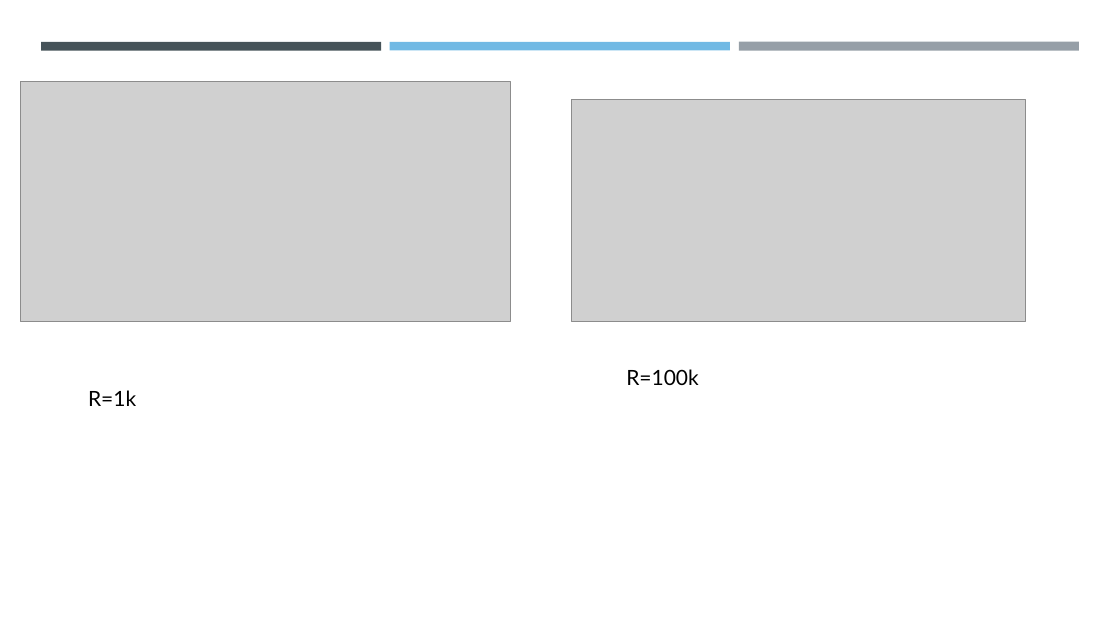
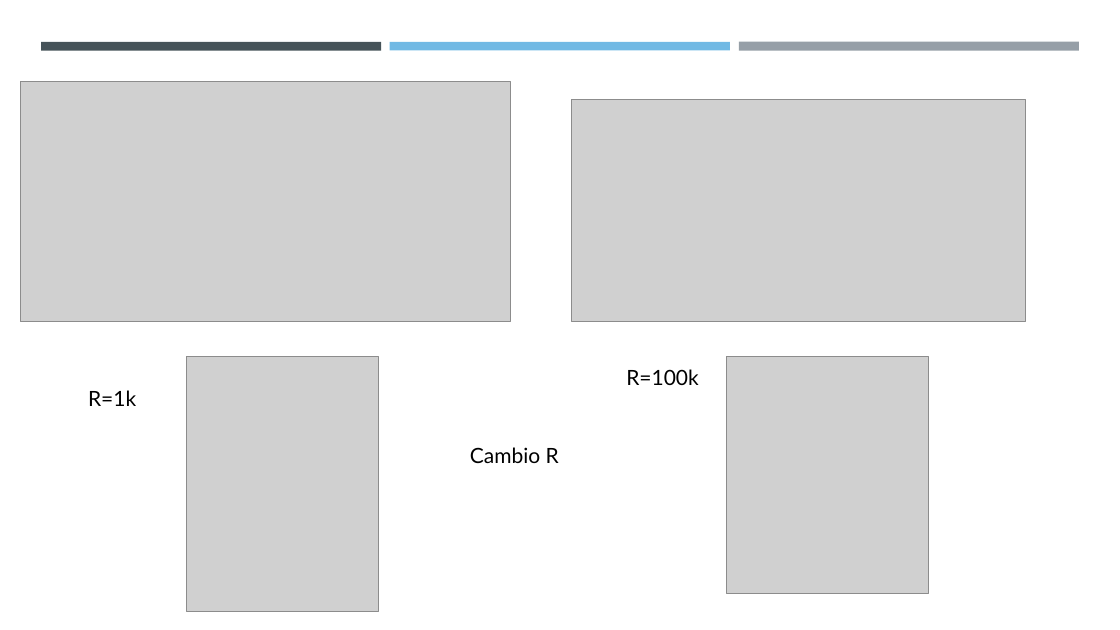
Before and after one commit to RiccardoSC2050/Progetto-sistemi-elettronici, a slide deck: slide 9 of presentazione/Studio filtro passa alto (HP).pptx. Drawn at 1120x630 pixels with LibreOffice and Linux fonts; fonts in the diff are those of the drawing; grey boxes stand for pictures. Boxes give left, top, right and bottom in pixels: in the first picture for what was removed or moved away, otherwise in the second. Text is boxed around its words. In the diff, an @@ line names an element or a change of style, - is before the commit and + after.

```diff
--- a/presentazione/Studio filtro passa alto (HP).pptx
+++ b/presentazione/Studio filtro passa alto (HP).pptx
@@ picture added at (x1=187, y1=356, x2=379, y2=612) @@
@@ picture added at (x1=727, y1=356, x2=928, y2=593) @@
@@ text added at (x1=470, y1=447, x2=559, y2=463), 18 pt, text #000000 @@
+Cambio R
```
Also in this commit, not shown: 5 other slides changed, 13 slides added, 1 slide removed, 12 other files.
